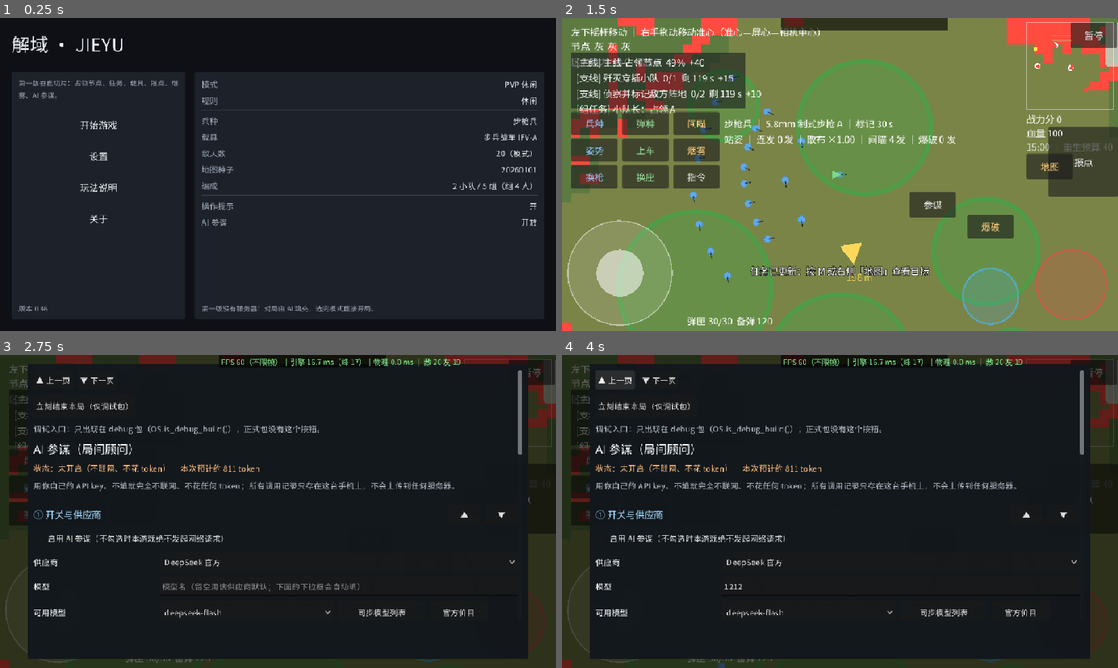
Above: before the commit, frames 1-4 (two rows, left to right).
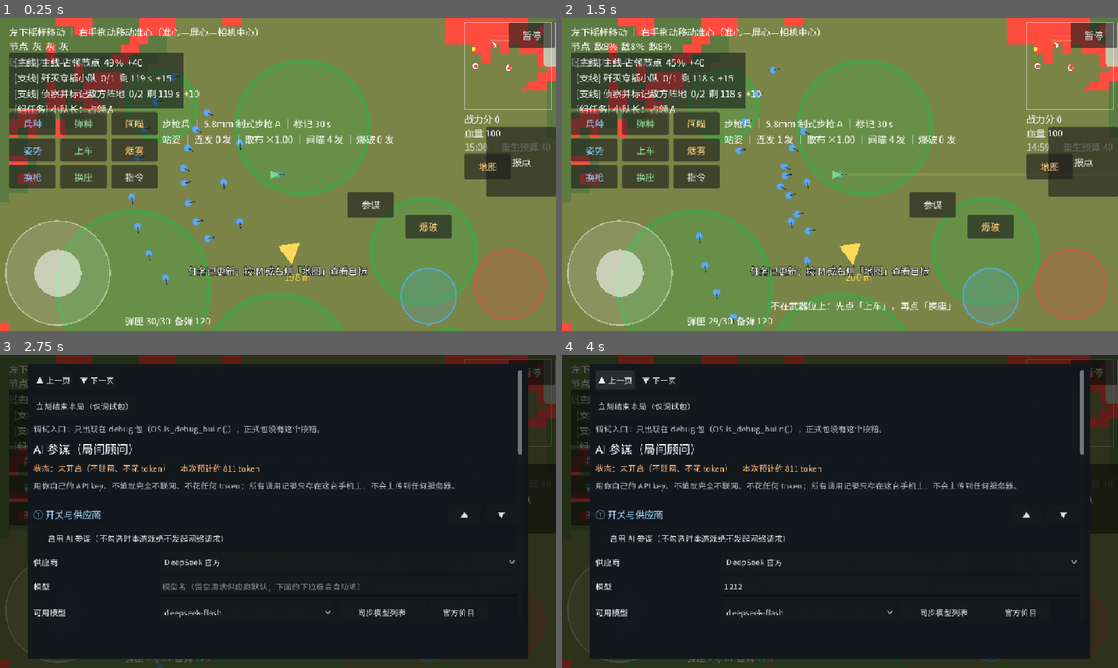
Above: after the commit, the same moments.

Repository: copperbookworm/jieyu-tactics
Game: Godot game, scene res://scenes/_measure_boot.tscn
The game is run twice, just before and just after one commit, with the same random seed, the same clock (stepped at 60 frames per second) and the same inputs. This scene is started directly instead of the project's main scene.
Inputs (mouse positions are in pixels of both pictures, inside the frame that each line leads up to):
- Up to frame 1 (0.25 s): no input
- Up to frame 2 (1.5 s): click (662, 124) at 0.5 s, where only the run before the commit has a clickable "开始游戏"; click (1045, 299) at 1.25 s, where only the run before the commit has a clickable "开始对局"
- Up to frame 3 (2.75 s): click "参谋" at 2 s
- Up to frame 4 (4 s): click (901, 586) at 2.77 s; type "12" at 2.85 s; click (901, 655) at 3 s; type "12" at 3.08 s; click "▲ 上一页" at 3.5 s

The runs differ from the first frame. In frame 1, 99% of the frame differs, in the area x 0-100%, y 0-100%; in frame 2, 2.9%; in frame 3, 1.0%; in frame 4, 1.0%.

Commit message:
第七十一版 · 性能专项第二刀：真机定位到「物理步进死亡螺旋」
做法：重出 debug 测量包（主场景临时指向 res://scenes/_measure_boot.tscn，导出后立刻还原），
每窗 3 s 打「帧时间分布 + 引擎侧拆解 + 每帧物理步数」。

真机（PCE-W30 / Android 12 / debug）：
- 默认 max_physics_steps_per_frame=8：fps 7.0 / p50 39.1 / p99 150.0 ms（只 1 窗，随后被系统挂起）
- 收到 2：fps 22~40 / p50 16.7~33.8 / p99 44~50 ms（8 窗）

根因：单位 AI 在 _physics_process 里，帧超时 Godot 一帧补跑多步 ⇒「帧慢 → 一帧跑 8 次 AI/通视 → 更慢」。
收 2 在 ≥30 fps 时对玩法零影响，只在过载时不再雪崩；<30 fps 时轻微慢动作，属有意取舍。

改动：
- project.godot：physics/common/max_physics_steps_per_frame=2
- ui/MiniMap.gd：预缩小 150×150 贴图（原来每帧缩小 1000×1000 整图）
- scenes/_measure_boot.gd：帧时间 + PROC/PHYS + draw/robj/nodes/objs/mem + steps/帧

验收（真跑）：
- 单元：53 脚本 / 1971 项全绿，退出码 0
- 集成冒烟：274 项全绿，退出码 0
- 规模：177 个 .gd / 32363 行（LF），Main.gd 353 行

口径纪律：PHYS=114ms 不可信（同窗 p50=33ms）⇒ 只采用 fps 与 p50/p99；
两次采样条件不完全对等 ⇒「4~5×」是强证据但不是干净 A/B。渲染不是本轮瓶颈（draw 127~242、PROC≈7ms）。

待拍板：电池白名单 / physics_ticks_per_second 60→30 / release 包。

Diff:
--- a/project.godot
+++ b/project.godot
@@ -44,6 +44,7 @@
 [physics]
 
 3d/physics_engine="Jolt Physics"
+common/max_physics_steps_per_frame=2
 
 [rendering]
 
--- a/scenes/_measure_boot.gd
+++ b/scenes/_measure_boot.gd
@@ -10,12 +10,13 @@
 const ModeTableScript := preload("res://data/config/ModeTable.gd")
 const MatchRulesScript := preload("res://systems/match/MatchRules.gd")
 
-const BOOT_LOBBY := true      # true = 对照组（大厅）；false = 实验组（20 v 20 对局）
-const WINDOW_S := 5.0
+const BOOT_LOBBY := false     # true = 对照组（大厅）；false = 实验组（20 v 20 对局）
+const WINDOW_S := 3.0
 
 var _samples: Array = []
 var _elapsed := 0.0
 var _window := 0.0
+var _last_phys := 0
 
 
 func _ready() -> void:
@@ -23,11 +24,11 @@
 		add_child((load("res://scenes/app/App.tscn") as PackedScene).instantiate())
 		print("[测量包] 对照组：已起大厅 App.tscn")
 		return
-	MatchRulesScript.set_mode(ModeTableScript.Mode.PVP_RANKED)
+	MatchRulesScript.set_mode(ModeTableScript.Mode.PVP_CASUAL)
 	var main = (load("res://scenes/gameplay/Main.tscn") as PackedScene).instantiate()
-	main.enemy_count = ModeTableScript.enemy_count(ModeTableScript.Mode.PVP_RANKED)
+	main.enemy_count = ModeTableScript.enemy_count(ModeTableScript.Mode.PVP_CASUAL)
 	add_child(main)
-	print("[测量包] 实验组：已按 PVP_RANKED 起对局（敌人 %d、队友 %d）"
+	print("[测量包] 实验组：已按 PVP_CASUAL 起对局（敌人 %d、队友 %d）"
 			% [main.enemy_count, MatchRulesScript.ally_count()])
 
 
@@ -41,10 +42,28 @@
 	var sorted := _samples.duplicate()
 	sorted.sort()
 	var count := sorted.size()
+	_samples.clear()
+	if count == 0:
+		return
 	var p50: float = sorted[int(float(count) * 0.5)]
+	var p90: float = sorted[mini(int(float(count) * 0.9), count - 1)]
 	var p95: float = sorted[mini(int(float(count) * 0.95), count - 1)]
 	var p99: float = sorted[mini(int(float(count) * 0.99), count - 1)]
-	print("[测帧] 对照=%s t=%.0fs 帧数=%d 引擎FPS=%.1f | 帧时间 p50=%.1f ms p95=%.1f ms p99=%.1f ms max=%.1f ms"
-			% ["大厅" if BOOT_LOBBY else "对局", _elapsed, count,
-			Engine.get_frames_per_second(), p50, p95, p99, sorted[count - 1]])
-	_samples.clear()
+	# 2026-10-05：帧时间要与「引擎侧拆解」同一行打出来 —— 否则分不清是仿真还是渲染。
+	# steps = 这一窗里物理步进了几次：帧慢时 Godot 会一帧补跑多个物理步（默认上限 8），
+	# 而单位的 _physics_process（AI / 通视）在**每个**物理步里都跑一遍 ⇒ 帧越慢、AI 跑得越多（死亡螺旋）。
+	var phys_total := Engine.get_physics_frames()
+	var steps := phys_total - _last_phys
+	_last_phys = phys_total
+	print("[测帧] t=%.0fs 帧数=%d fps=%.1f steps=%d(%.1f/帧) | p50=%.1f p90=%.1f p95=%.1f p99=%.1f max=%.1f ms | PROC=%.1f PHYS=%.1f | draw=%d robj=%d nodes=%d objs=%d mem=%.1fMB" % [
+			_elapsed, count, Engine.get_frames_per_second(), steps,
+			float(steps) / maxf(float(count), 1.0),
+			p50, p90, p95, p99,
+			sorted[count - 1],
+			float(Performance.get_monitor(Performance.TIME_PROCESS)) * 1000.0,
+			float(Performance.get_monitor(Performance.TIME_PHYSICS_PROCESS)) * 1000.0,
+			int(Performance.get_monitor(Performance.RENDER_TOTAL_DRAW_CALLS_IN_FRAME)),
+			int(Performance.get_monitor(Performance.RENDER_TOTAL_OBJECTS_IN_FRAME)),
+			int(Performance.get_monitor(Performance.OBJECT_NODE_COUNT)),
+			int(Performance.get_monitor(Performance.OBJECT_COUNT)),
+			float(Performance.get_monitor(Performance.MEMORY_STATIC)) / 1048576.0])
--- a/ui/MiniMap.gd
+++ b/ui/MiniMap.gd
@@ -39,10 +39,24 @@
 	# 右上角，避开开火按钮（右下）与准心（屏心）
 	position = Vector2(GameConfig.VIEWPORT_WIDTH - MINI_SIZE - 8.0, 8.0)
 	var bg := Sprite2D.new()
-	bg.texture = _terrain_texture
-	bg.scale = Vector2.ONE * (MINI_SIZE / MAP_SIZE)
+	bg.texture = _mini_texture()
 	bg.centered = false
 	add_child(bg)
+
+
+## 小地图专用的**预缩小**贴图（2026-10-05 性能修复）。
+## 原来直接把 1000×1000 的全图按 150/1000 缩放每帧绘制 —— 没有 mipmap，6.7× 缩小的采样
+## 在移动 GPU 上是典型的 cache 抖动源（notes f057 记的就是这一条）。
+## 一次性缩到 150×150 存成独立贴图，之后每帧只是 1:1 绘制。
+func _mini_texture() -> ImageTexture:
+	if _terrain_texture == null:
+		return null
+	var source := _terrain_texture.get_image()
+	if source == null:
+		return null
+	var small := source.duplicate() as Image
+	small.resize(int(MINI_SIZE), int(MINI_SIZE), Image.INTERPOLATE_BILINEAR)
+	return ImageTexture.create_from_image(small)
 
 
 func _process(_delta: float) -> void:
Not shown, changed: 本项目开发进度.txt
Not shown, changed: docs/性能预算.md
